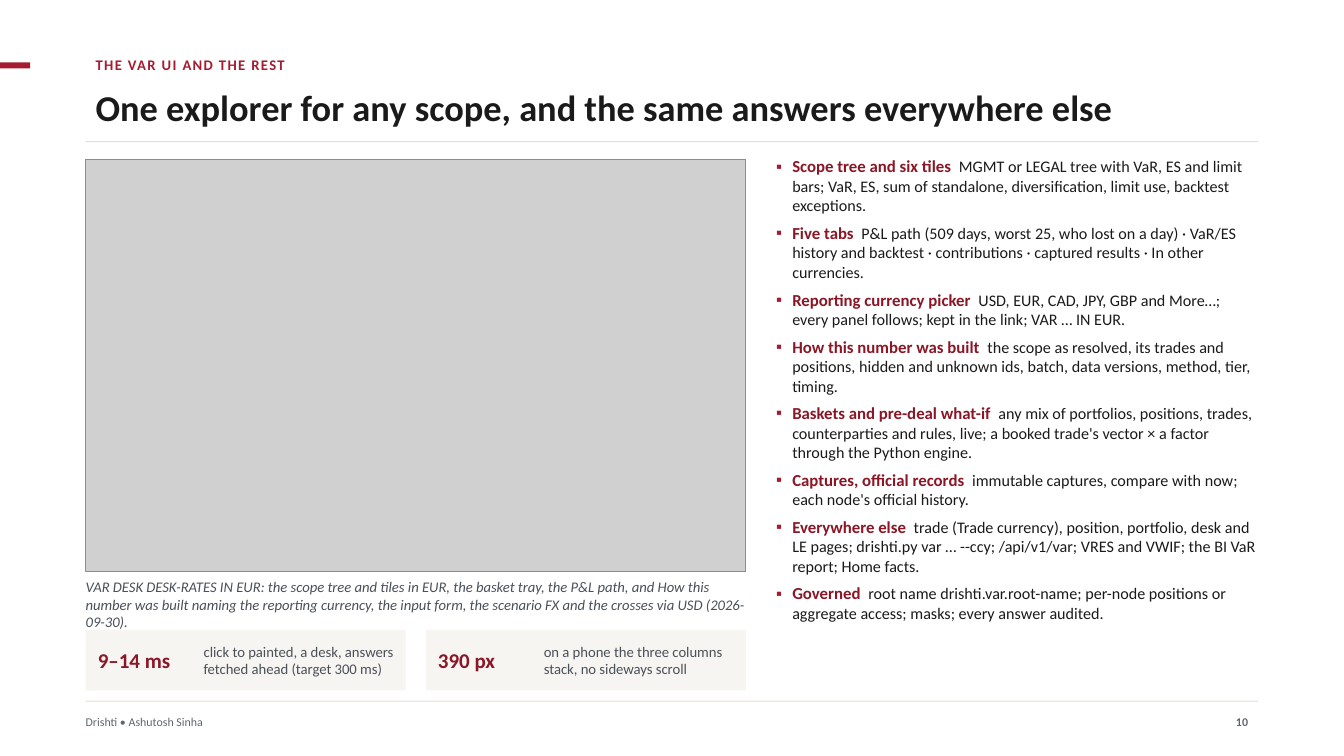
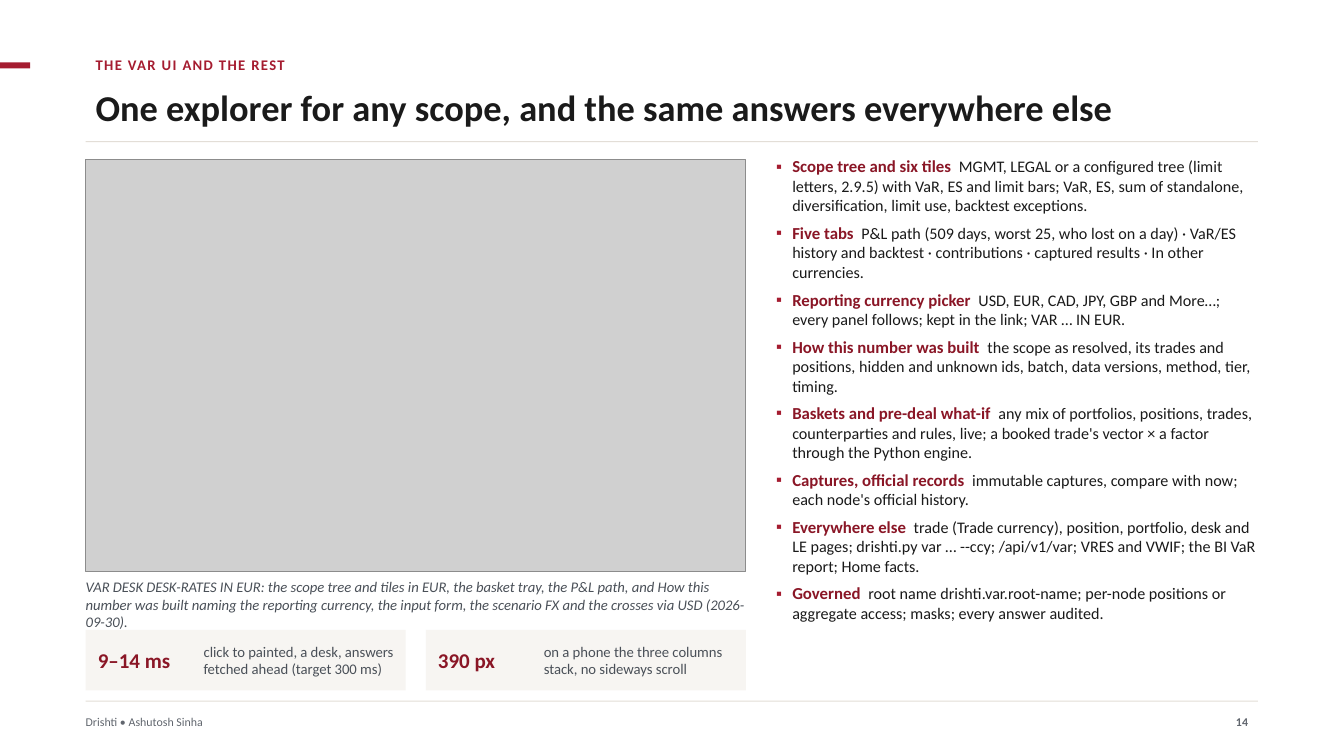
Before and after one commit to ajsinha/drishti, a slide deck: slide 14 of docs/publications/Drishti-VaR-Engine.pptx (slide 10 before the commit). Drawn at 1344x756 pixels with LibreOffice and Linux fonts; fonts in the diff are those of the drawing; grey boxes stand for pictures. Boxes give left, top, right and bottom in pixels: in the first picture for what was removed or moved away, otherwise in the second. Text is boxed around its words. In the diff, an @@ line names an element or a change of style, - is before the commit and + after.

```diff
--- a/docs/publications/Drishti-VaR-Engine.pptx
+++ b/docs/publications/Drishti-VaR-Engine.pptx
@@ text at [792, 160, 1243, 214]: text changed @@
-▪ Scope tree and six tiles MGMT or LEGAL tree with VaR, ES and limit bars; VaR, ES, sum of standalone, diversification, limit use, backtest exceptions.
+▪ Scope tree and six tiles MGMT, LEGAL or a configured tree (limit letters, 2.9.5) with VaR, ES and limit bars; VaR, ES, sum of standalone, diversification, limit use, backtest exceptions.
@@ page number at [1236, 718, 1248, 726]: text changed @@
-10
+14
```
Also in this commit, not shown: 5 other slides changed, 19 slides added, 1 other file.
